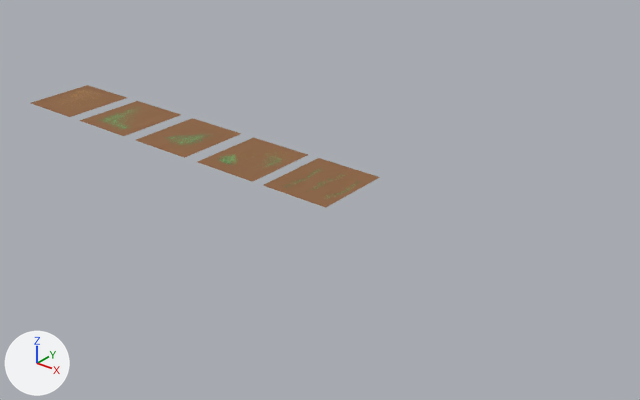
Renders of the FBX model Assets/3D Assets/Grounds.fbx from each side of a commit.
Before and after are seen from a 50 mm lens placed at (41.0, -206.0, 170.0), pointed at (-191.0, 84.0, -10.0). Lighting does not change. The marker at lower left points along +X, +Y and +Z. Where no turn or scale is listed for an object, it has been applied to the vertices.
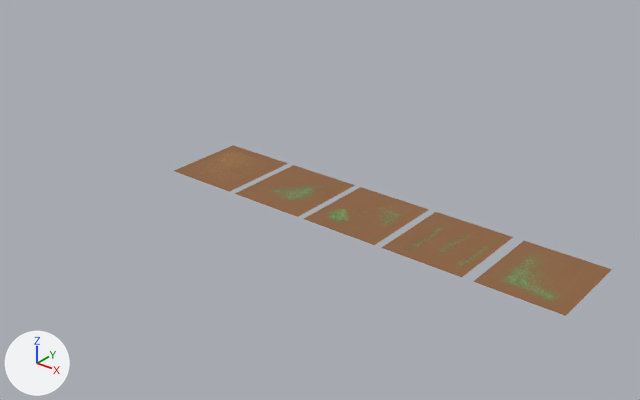
What differs and where, as boxes [x1, y1, x2, y2] in the pictures (640 x 400 px):
'Plane.004', moved
    before: [263, 158, 380, 208]
    after: [382, 212, 513, 277]
'Plane.007', moved
    before: [80, 101, 181, 136]
    after: [473, 241, 612, 316]
'Plane.005', moved
    before: [198, 137, 308, 182]
    after: [304, 187, 429, 245]
'Plane.006', moved
    before: [136, 118, 241, 158]
    after: [235, 165, 355, 217]
'Plane.008', moved
    before: [31, 85, 127, 117]
    after: [174, 145, 288, 192]

The change, as a diff of the scene's bpy script:
```diff
--- a/Assets/3D Assets/Grounds.fbx.py
+++ b/Assets/3D Assets/Grounds.fbx.py
@@ ob_plane_004 @@
 ob_plane_004 = bpy.data.objects.new('Plane.004', me_plane_018)
-ob_plane_004.location = (-186.0, 79.2, 2.5)
+ob_plane_004.location = (-111.4, 65.1, 2.6)
@@ ob_plane_005 @@
 ob_plane_005 = bpy.data.objects.new('Plane.005', me_plane_019)
-ob_plane_005.location = (-228.2, 79.2, 2.3)
+ob_plane_005.location = (-150.7, 65.1, 2.6)
@@ ob_plane_007 @@
 ob_plane_007 = bpy.data.objects.new('Plane.007', me_plane_021)
-ob_plane_007.location = (-316.5, 79.2, 2.5)
+ob_plane_007.location = (-70.7, 65.1, 2.6)
@@ ob_plane_006 @@
 ob_plane_006 = bpy.data.objects.new('Plane.006', me_plane_020)
-ob_plane_006.location = (-272.3, 79.2, 2.8)
+ob_plane_006.location = (-189.7, 65.1, 2.6)
@@ ob_plane_008 @@
 ob_plane_008 = bpy.data.objects.new('Plane.008', me_plane_009)
-ob_plane_008.location = (-360.7, 79.2, 2.6)
+ob_plane_008.location = (-229.0, 65.1, 2.6)
```
